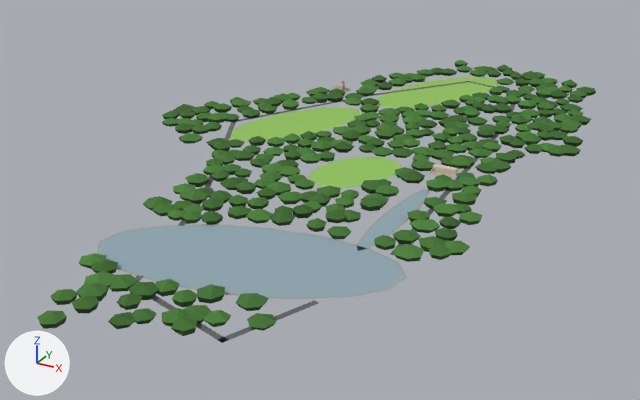
One commit to the glTF model public/landmarks/prospect-park/lod0.glb: the scene before it, then after it.
Rendered twice from a 50 mm camera at (1371.0, -2611.0, 1111.0) aimed at (20.0, -155.0, -118.0). Every picture has the same lights, and +X, +Y and +Z are marked at lower left. The first picture is the older version. Where no turn or scale is listed for an object, it has been applied to the vertices. Vertices at exactly the same position are counted once.

The scene before the commit, as lines of its bpy script (objects in view):
```python
me_prospect_park_lod0 = bpy.data.meshes.new('prospect-park-lod0')
me_prospect_park_lod0.from_pydata(...)  # 4923 vertices, 6726 faces; spans x -754.0..754.0, y -1331.0..1331.0, z -19.0..19.0
me_prospect_park_lod0.materials.append(mat_model)
ob_prospect_park_lod0 = bpy.data.objects.new('prospect-park-lod0', me_prospect_park_lod0)
ob_prospect_park_lod0.location = (22.0, -71.0, 49.0)
```
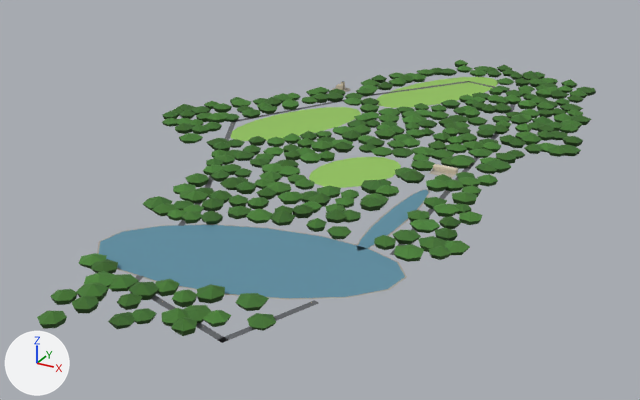
Changed parts and their boxes [x1, y1, x2, y2] in the pictures (640 x 400 px):
```json
{"part": 1, "of": "me_prospect_park_lod0", "change": "recoloured", "before": [99, 190, 429, 298], "after": [99, 190, 429, 298], "on screen": "greyish blue to cyan"}
```

The change, as JSON lines over the scene's bpy script:
```json
{"block": "me_prospect_park_lod0", "where": "me_prospect_park_lod0.from_pydata(...)  # 4923 vertices, 6726 faces; spans x -754.0..754.0, y -1331.0..1331.0, z -19.0..19.0"}
{"block": "me_prospect_park_lod0", "where": "# used by ob_prospect_park_lod0; location = (22.0, -71.0, 49.0)"}
{"block": "me_prospect_park_lod0", "change": "me_prospect_park_lod0 part 1: 28 faces centred in x -53.0..527.0, y -880.0..-265.0, z -19.0 are repainted in the vertex colours; the middle colour goes from greyish blue #91a8b2 to cyan #5f8fa3"}
```
